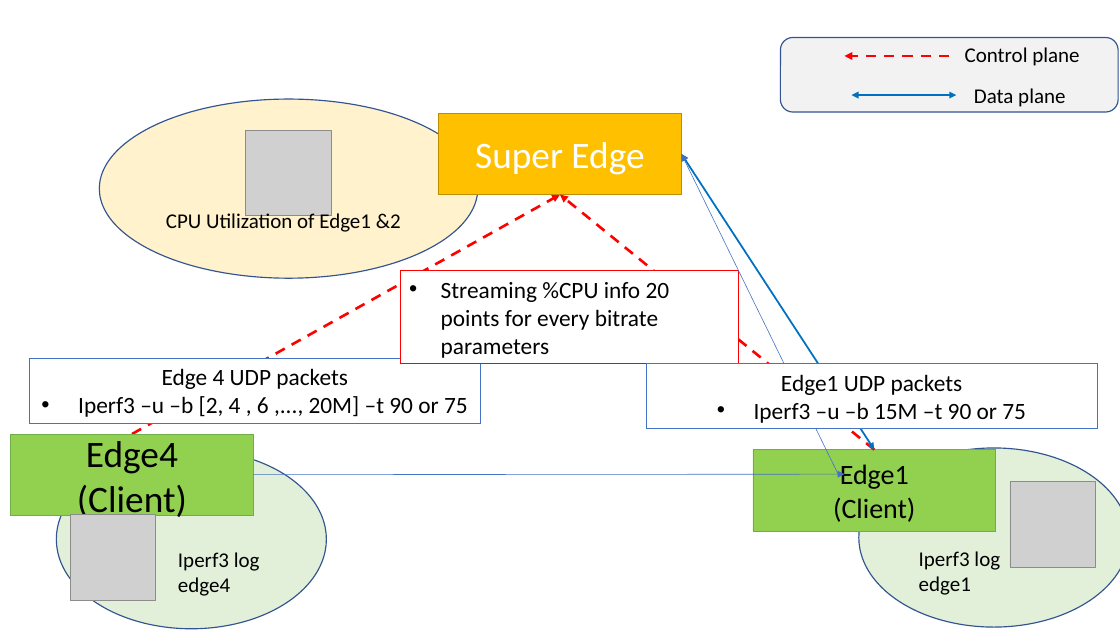
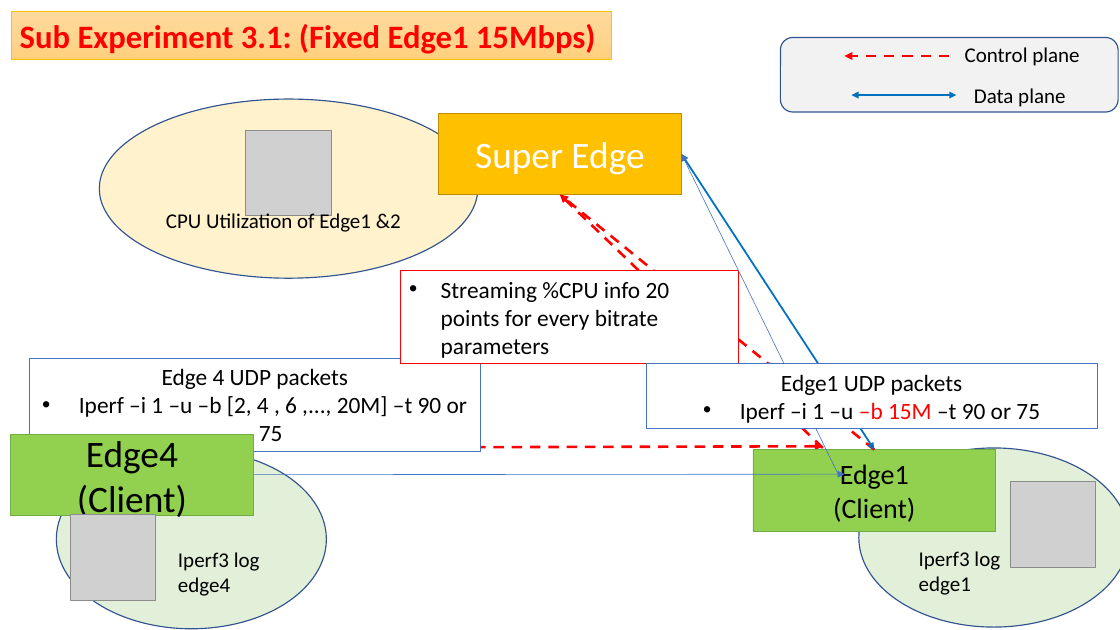
Before and after one commit to phoophoo187/Privacy_SDN_Edge_IoT, a slide deck: slide 13 of PlanB/CPU_utilization_Experiment/version2_Experiment_style/Experiment_Results.pptx. Drawn at 1120x630 pixels with LibreOffice and Linux fonts; fonts in the diff are those of the drawing; grey boxes stand for pictures. Boxes give left, top, right and bottom in pixels: in the first picture for what was removed or moved away, otherwise in the second. Text is boxed around its words. In the diff, an @@ line names an element or a change of style, - is before the commit and + after.

Commit message:
Combine all Experiment

```diff
--- a/PlanB/CPU_utilization_Experiment/version2_Experiment_style/Experiment_Results.pptx
+++ b/PlanB/CPU_utilization_Experiment/version2_Experiment_style/Experiment_Results.pptx
@@ rectangle added at <box>12,12,612,60</box>, fill gradient #FFDB9E to #FFD590 to #FFD07C, outline #FFC000 0.5 pt, 28 pt, text #FF0000, bold @@
+Sub Experiment 3.1: (Fixed Edge1 15Mbps)
@@ arrow moved from (132, 434) - (560, 195) to (823, 448) - (560, 195) @@
@@ rectangle "Edge 4 UDP packets": place and size @@
-rectangle "Edge 4 UDP packets" at <box>29,359,481,423</box>
+rectangle "Edge 4 UDP packets" at <box>29,359,481,452</box>
@@ text in rectangle at <box>79,396,467,441</box>: text changed @@
-• Iperf3 –u –b [2, 4 , 6 ,..., 20M] –t 90 or 75
+• Iperf –i 1 –u –b [2, 4 , 6 ,..., 20M] –t 90 or 75
@@ text in rectangle at <box>740,402,1040,423</box>: text changed @@
-• Iperf3 –u –b 15M –t 90 or 75
+• Iperf –i 1 –u –b 15M –t 90 or 75
@@ arrow added from (146, 448) to (823, 446), #FF0000 2.25 pt dashed @@
```
Also in this commit, not shown: 7 other slides changed, 6 slides added, 2 other files.
